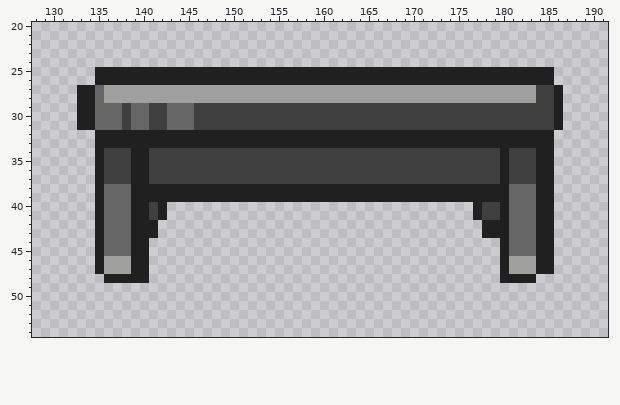
Two states of a pixel-art file, prototypes/MED DEBRIS.aseprite. The first picture shows the starting point.
256x256 pixels, 1 frame. Colours within 5 levels of each other are drawn and written as one. Shown: x 128..191, y 20..54.
And afterwards:
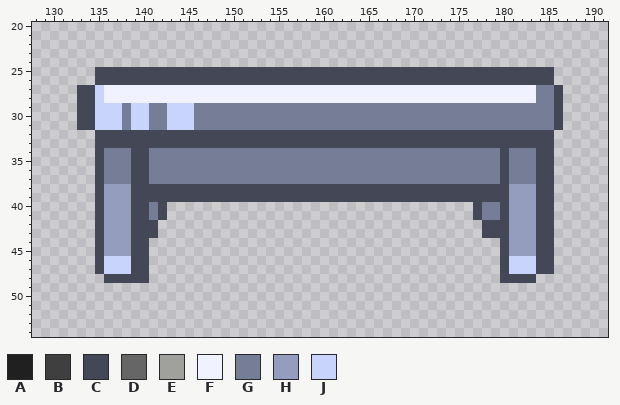
Palette (. is transparent): A #202020  B #3f3f3f  C #444856  D #666666  E #a0a09d  F #f1f2ff  G #767d97  H #959dbe  J #c9d4fd
What changed:
Changed rows in their new state; - is an unchanged pixel.
Layer "Layer 5":
first column x 133:
25 --CCCCCCCCCCCCCCCCCCCCCCCCCCCCCCCCCCCCCCCCCCCCCCCCCCC-
26 --CCCCCCCCCCCCCCCCCCCCCCCCCCCCCCCCCCCCCCCCCCCCCCCCCCC-
27 CCJFFFFFFFFFFFFFFFFFFFFFFFFFFFFFFFFFFFFFFFFFFFFFFFFGGC
28 CCJFFFFFFFFFFFFFFFFFFFFFFFFFFFFFFFFFFFFFFFFFFFFFFFFGGC
29 CCJJJGJJGGJJJGGGGGGGGGGGGGGGGGGGGGGGGGGGGGGGGGGGGGGGGC
30 CCJJJGJJGGJJJGGGGGGGGGGGGGGGGGGGGGGGGGGGGGGGGGGGGGGGGC
31 CCJJJGJJGGJJJGGGGGGGGGGGGGGGGGGGGGGGGGGGGGGGGGGGGGGGGC
32 --CCCCCCCCCCCCCCCCCCCCCCCCCCCCCCCCCCCCCCCCCCCCCCCCCCC-
33 --CCCCCCCCCCCCCCCCCCCCCCCCCCCCCCCCCCCCCCCCCCCCCCCCCCC-
34 --CGGGCCGGGGGGGGGGGGGGGGGGGGGGGGGGGGGGGGGGGGGGGCGGGCC-
35 --CGGGCCGGGGGGGGGGGGGGGGGGGGGGGGGGGGGGGGGGGGGGGCGGGCC-
36 --CGGGCCGGGGGGGGGGGGGGGGGGGGGGGGGGGGGGGGGGGGGGGCGGGCC-
37 --CGGGCCGGGGGGGGGGGGGGGGGGGGGGGGGGGGGGGGGGGGGGGCGGGCC-
38 --CHHHCCCCCCCCCCCCCCCCCCCCCCCCCCCCCCCCCCCCCCCCCCHHHCC-
39 --CHHHCCCCCCCCCCCCCCCCCCCCCCCCCCCCCCCCCCCCCCCCCCHHHCC-
40 --CHHHCCGC----------------------------------CGGCHHHCC-
41 --CHHHCCGC----------------------------------CGGCHHHCC-
42 --CHHHCCC------------------------------------CCCHHHCC-
43 --CHHHCCC------------------------------------CCCHHHCC-
44 --CHHHCC---------------------------------------CHHHCC-
45 --CHHHCC---------------------------------------CHHHCC-
46 --CJJJCC---------------------------------------CJJJCC-
47 --CJJJCC---------------------------------------CJJJCC-
48 ---CCCCC---------------------------------------CCCC---
